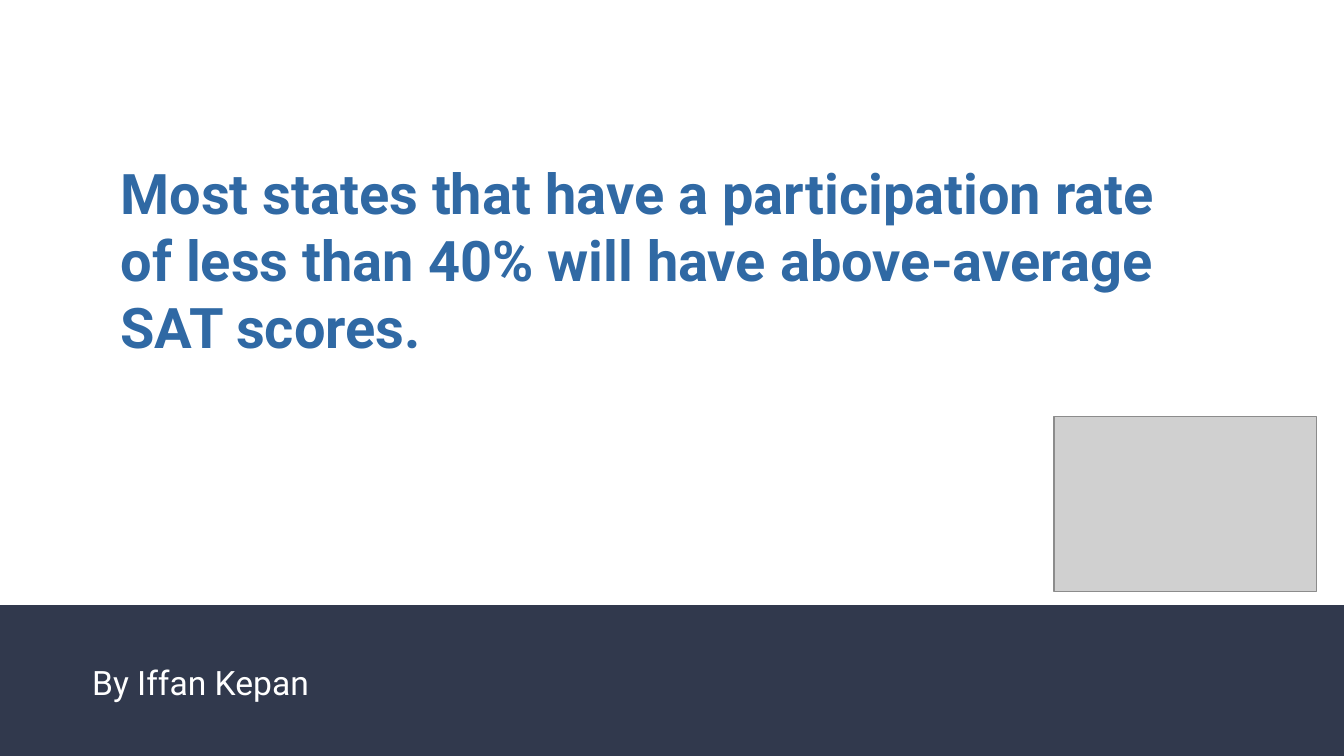
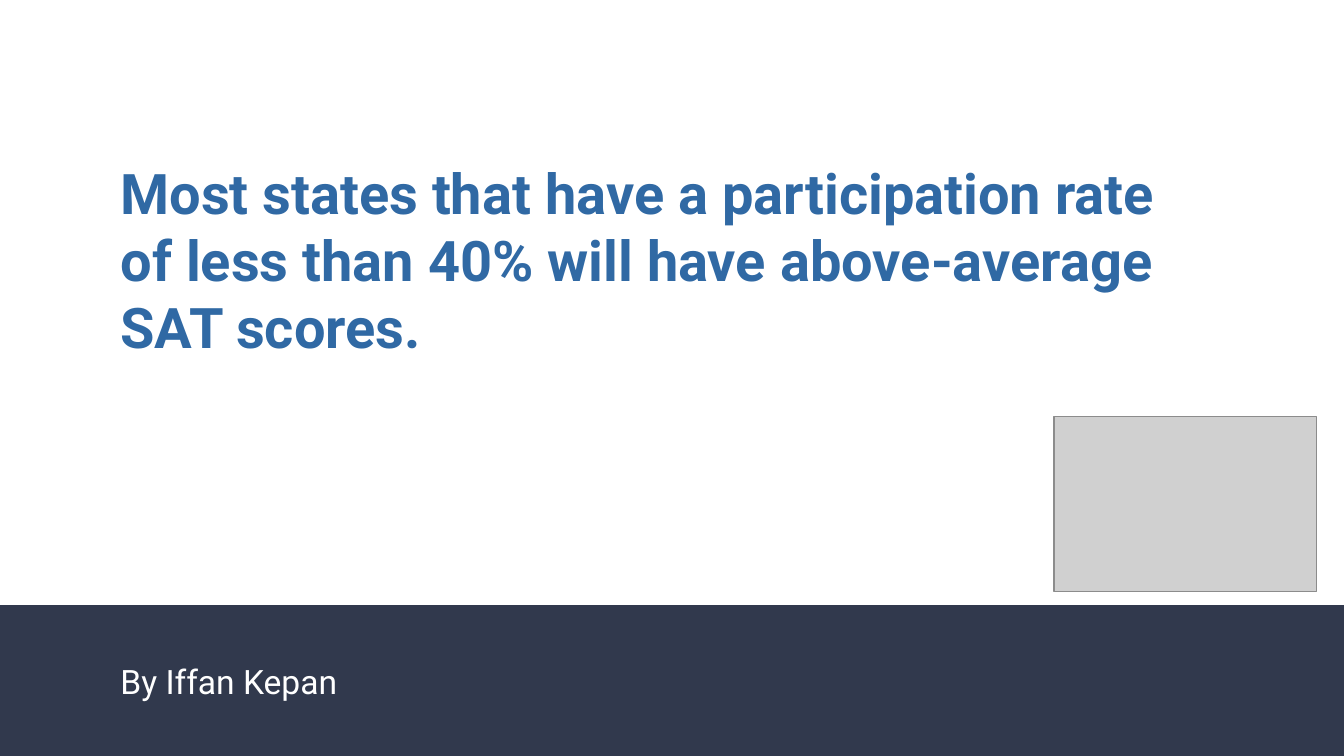
Before and after one commit to iffan20/Project_01, a slide deck: slide 1 of Project_Presentation.pptx. Drawn at 1344x756 pixels with LibreOffice and Linux fonts; fonts in the diff are those of the drawing; grey boxes stand for pictures. Boxes give left, top, right and bottom in pixels: in the first picture for what was removed or moved away, otherwise in the second. Text is boxed around its words. In the diff, an @@ line names an element or a change of style, - is before the commit and + after.

```diff
--- a/Project_Presentation.pptx
+++ b/Project_Presentation.pptx
@@ subtitle "By Iffan Kepan": place and size @@
-subtitle "By Iffan Kepan" at [92,669,309,702]
+subtitle "By Iffan Kepan" at [120,668,337,701]
```
Also in this commit, not shown: 1 other slide changed, 1 other file.
